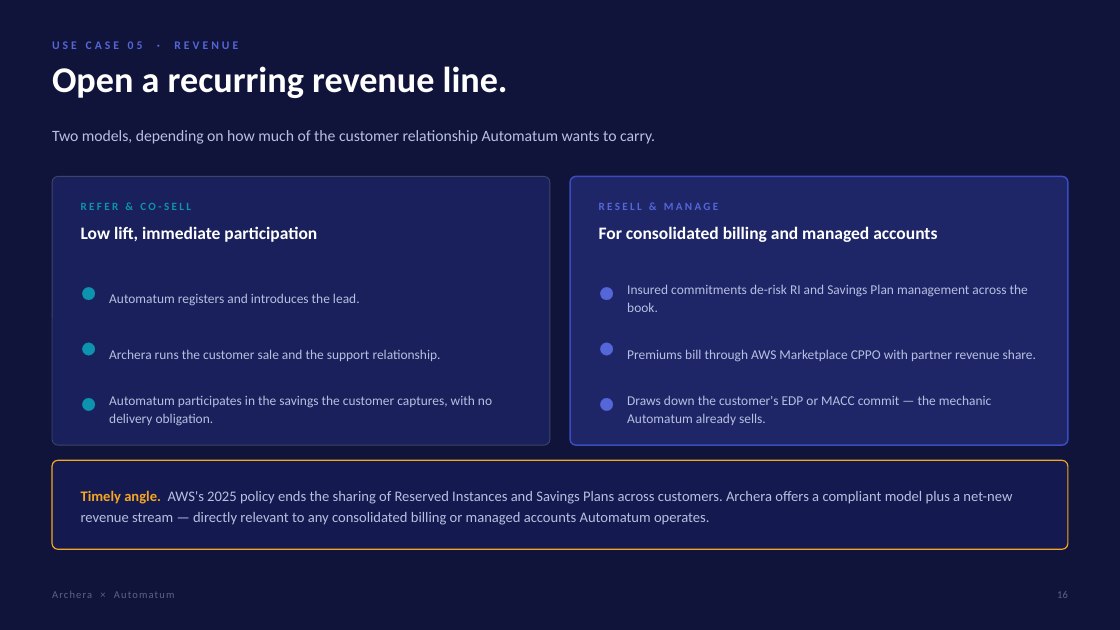
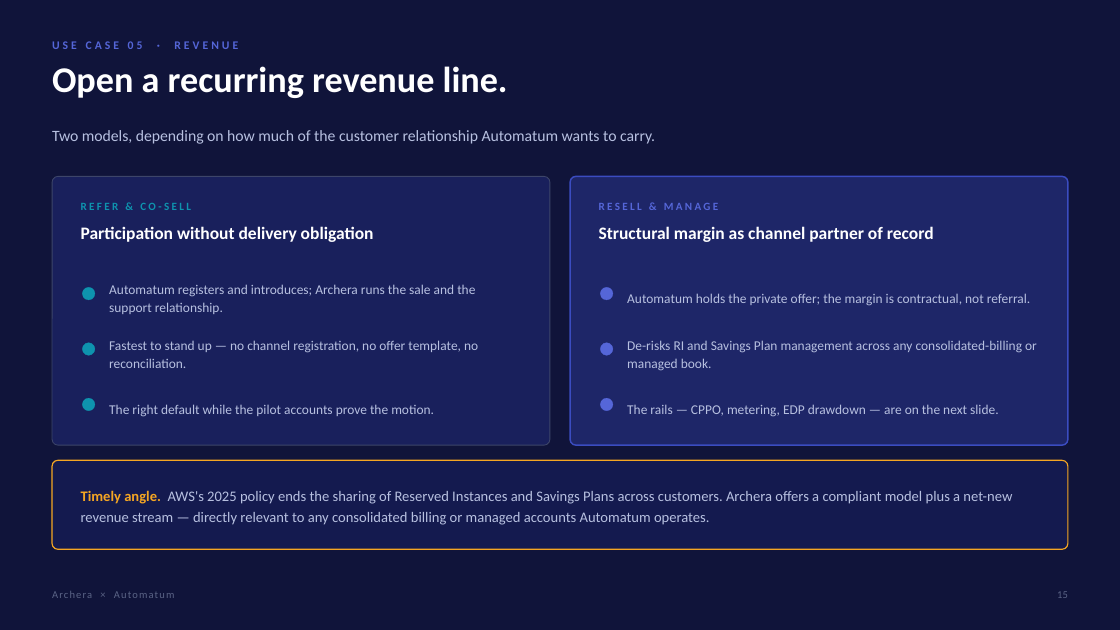
Before and after one commit to KianteEvans/barberbook, a slide deck: slide 15 of decks/Archera-for-Automatum.pptx (slide 16 before the commit). Drawn at 1120x630 pixels with LibreOffice and Linux fonts; fonts in the diff are those of the drawing. Boxes give left, top, right and bottom in pixels: in the first picture for what was removed or moved away, otherwise in the second. Text is boxed around its words. In the diff, an @@ line names an element or a change of style, - is before the commit and + after.

```diff
--- a/decks/Archera-for-Automatum.pptx
+++ b/decks/Archera-for-Automatum.pptx
@@ text at box(81, 226, 374, 242): text changed @@
-Low lift, immediate participation
+Participation without delivery obligation
@@ text at box(599, 226, 934, 242): text changed @@
-For consolidated billing and managed accounts
+Structural margin as channel partner of record
@@ text at box(109, 284, 475, 314): text changed @@
-Automatum registers and introduces the lead.
+Automatum registers and introduces; Archera runs the sale and the support relationship.
@@ text at box(627, 293, 1031, 305): text changed @@
-Insured commitments de-risk RI and Savings Plan management across the book.
+Automatum holds the private offer; the margin is contractual, not referral.
@@ text at box(109, 340, 478, 368): text changed @@
-Archera runs the customer sale and the support relationship.
+Fastest to stand up — no channel registration, no offer template, no reconciliation.
@@ text at box(627, 340, 1037, 371): text changed @@
-Premiums bill through AWS Marketplace CPPO with partner revenue share.
+De-risks RI and Savings Plan management across any consolidated-billing or managed book.
@@ text at box(109, 404, 434, 417): text changed @@
-Automatum participates in the savings the customer captures, with no delivery obligation.
+The right default while the pilot accounts prove the motion.
@@ text at box(627, 404, 999, 416): text changed @@
-Draws down the customer's EDP or MACC commit — the mechanic Automatum already sells.
+The rails — CPPO, metering, EDP drawdown — are on the next slide.
```
Also in this commit, not shown: 12 other slides changed, 3 slides added, 3 slides removed, 2 other files.
